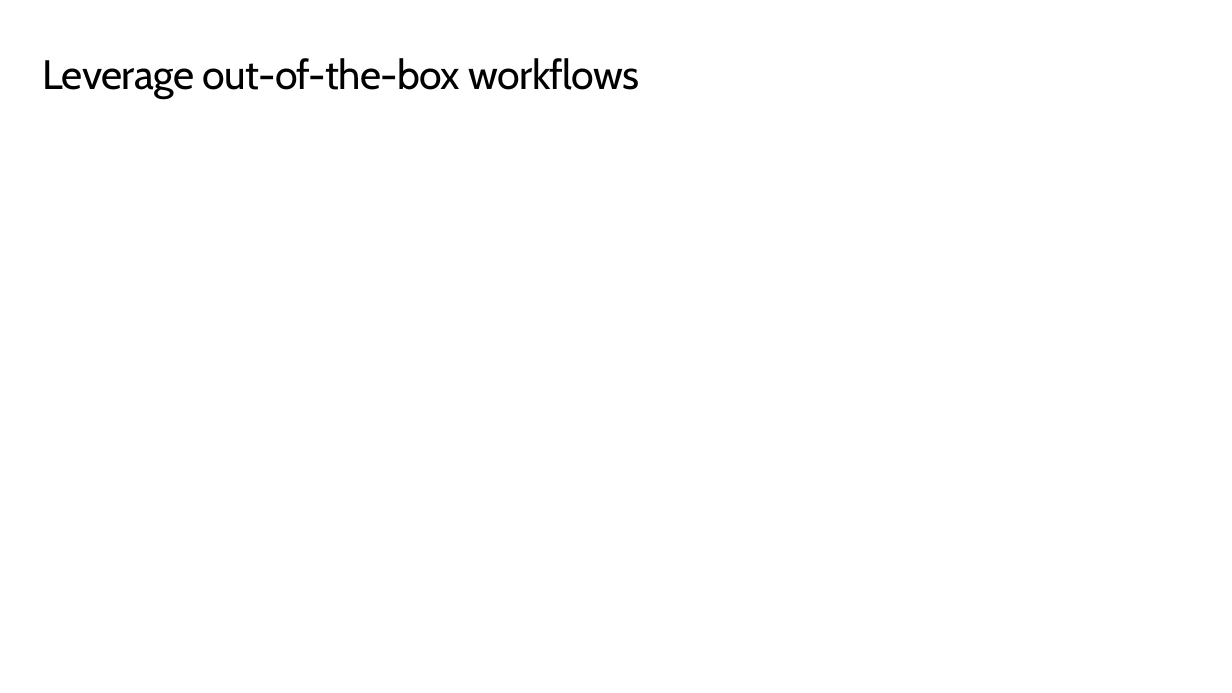
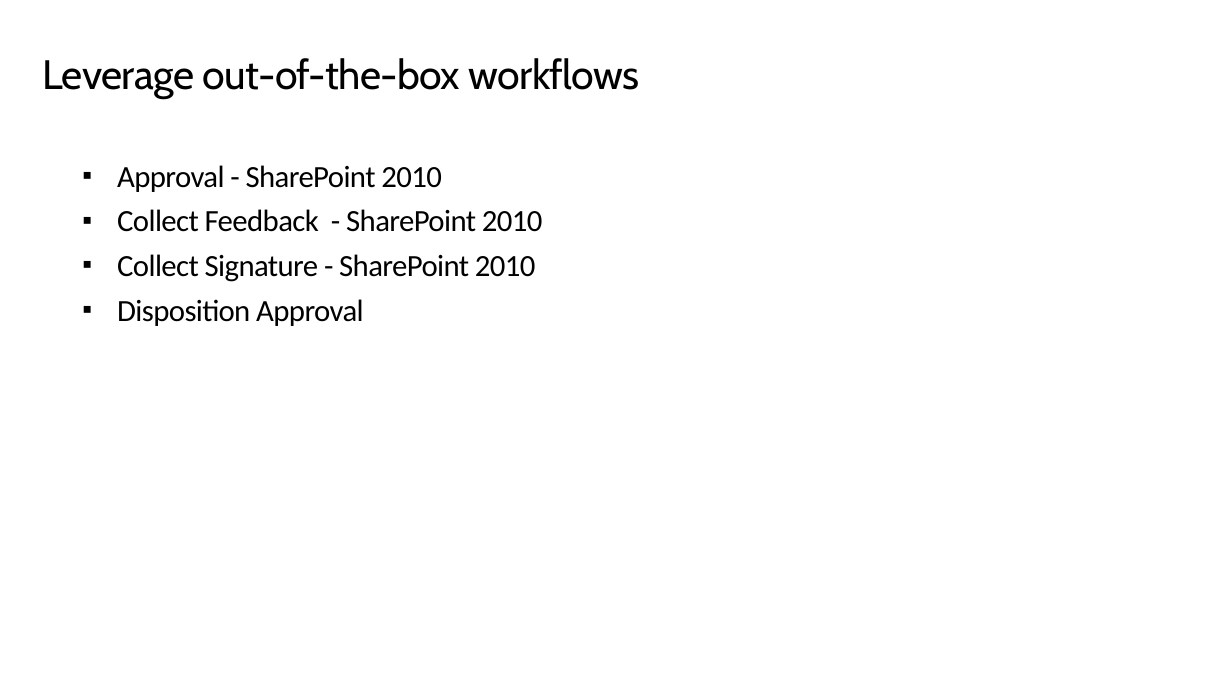
Before and after one commit to JPOWER4/SharePoint-2019-Training, a slide deck: slide 3 of Microsoft SharePoint 2019 Module 8.pptx. Drawn at 1232x693 pixels with LibreOffice and Linux fonts; fonts in the diff are those of the drawing. Boxes give left, top, right and bottom in pixels: in the first picture for what was removed or moved away, otherwise in the second. Text is boxed around its words. In the diff, an @@ line names an element or a change of style, - is before the commit and + after.

```diff
--- a/Microsoft SharePoint 2019 Module 8.pptx
+++ b/Microsoft SharePoint 2019 Module 8.pptx
@@ text added at <box>117,165,543,326</box>, 24 pt, text #000000 @@
+▪ Approval - SharePoint 2010
+▪ Collect Feedback - SharePoint 2010
+▪ Collect Signature - SharePoint 2010
+▪ Disposition Approval
```
Also in this commit, not shown: 4 other slides changed, 2 slides added, 1 slide removed, 5 other files.
